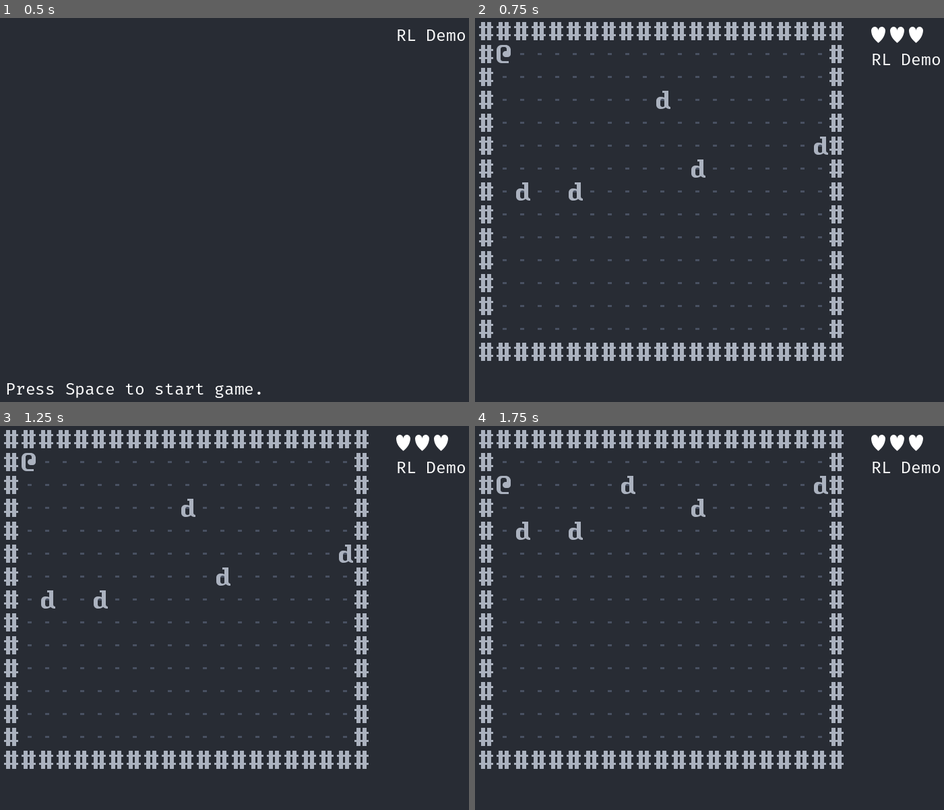
Above: before the commit, frames 1-4 (two rows, left to right).
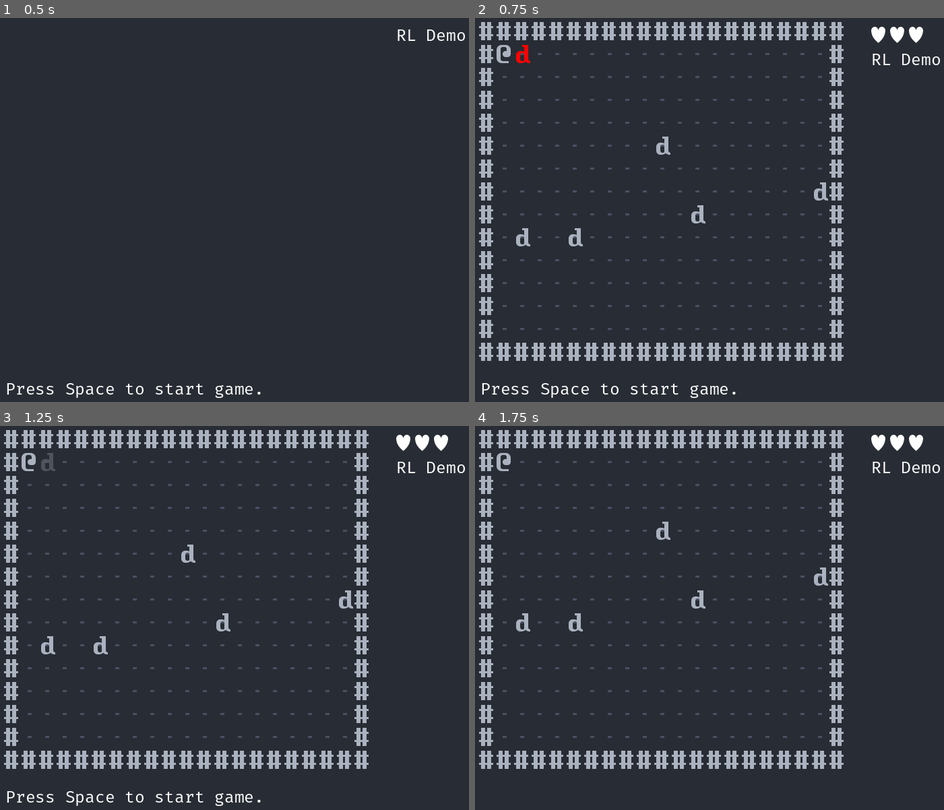
Above: after the commit, the same moments.

Repository: dave470003/froxis
Game: Godot game, scene res://scene/main/MainScene.tscn
Same seed, same stepped clock (60 frames per second), same inputs: the game is played once before the commit and once after it.
Inputs:
- Up to frame 1 (0.5 s): no input
- Up to frame 2 (0.75 s): tap Space (init_world) at 0.5, 0.6 s; hold Right (move_right) from 0.53 s (still down)
- Up to frame 3 (1.25 s): keep holding Right (move_right)
- Up to frame 4 (1.75 s): tap Space (init_world) at 1.25, 1.35 s; release Right (move_right) at 1.28 s; hold Down (move_down) from 1.28 s (still down)

Frame 1 is identical in both runs. In frame 2, 1.3% of the frame differs, in the area x 1-76%, y 7-99%; in frame 3, 1.3%; in frame 4, 1.0%.

Commit message:
Add animations for injury and death

Diff:
--- /dev/null
+++ b/library/Colours.gd
@@ -0,0 +1,9 @@
+# Colours.gd
+
+const RED: String = "#ff0000"
+const ORANGE: String = "#ff9900"
+const YELLOW: String = "#ffff00"
+const GREEN: String = "#00ff00"
+const LIGHT_GREY: String = "ABB2BF"
+const MID_GREY: String = "495162"
+const DARK_GREY: String = "282c34"
--- a/scene/main/DungeonBoard.gd
+++ b/scene/main/DungeonBoard.gd
@@ -34,6 +34,8 @@
 		group = _new_GroupName.DWARF
 	elif sprite.is_in_group(_new_GroupName.WALL):
 		group = _new_GroupName.WALL
+	elif sprite.is_in_group(_new_GroupName.PC):
+		group = _new_GroupName.PC
 	else:
 		return
 
@@ -52,6 +54,8 @@
 		group = _new_GroupName.DWARF
 	elif new_sprite.is_in_group(_new_GroupName.WALL):
 		group = _new_GroupName.WALL
+	elif new_sprite.is_in_group(_new_GroupName.PC):
+		group = _new_GroupName.PC
 	else:
 		return
 
@@ -60,7 +64,7 @@
 
 
 func _init_dict() -> void:
-	var groups = [_new_GroupName.DWARF, _new_GroupName.WALL]
+	var groups = [_new_GroupName.DWARF, _new_GroupName.WALL, _new_GroupName.PC]
 
 	for g in groups:
 		_sprite_dict[g] = {}
--- a/scene/main/EnemyAI.gd
+++ b/scene/main/EnemyAI.gd
@@ -7,6 +7,7 @@
 var _ref_DungeonBoard: DungeonBoard
 var _new_GroupName := preload("res://library/GroupName.gd").new()
 var _new_ConvertCoord := preload("res://library/ConvertCoord.gd").new()
+var _new_Colours := preload("res://library/Colours.gd").new()
 
 signal enemy_warned
 signal enemy_attack
@@ -28,6 +29,7 @@
 	move_to_pc(_pc, current_sprite)
 
 	if _pc_is_close(_pc, current_sprite):
+		await _animate_enemy_attack(_pc, current_sprite)
 		enemy_attack.emit(1)
 	_ref_Schedule.end_turn()
 
@@ -62,7 +64,15 @@
 		return false
 	elif _ref_DungeonBoard.has_sprite(_new_GroupName.DWARF, x, y):
 		return false
+	elif _ref_DungeonBoard.has_sprite(_new_GroupName.PC, x, y):
+		return false
 	return true
 
 func update_position(sprite: Sprite2D, x, y):
 	_ref_DungeonBoard.update_sprite_position(sprite, x, y)
+
+func _animate_enemy_attack(pc: Sprite2D, enemy: Sprite2D):
+	var tween = pc.create_tween()
+	tween.tween_property(pc, "modulate", Color.RED, 0.2)
+	tween.tween_property(pc, "modulate", Color(_new_Colours.LIGHT_GREY), 0.2)
+	await tween.finished
--- a/scene/main/PCAttack.gd
+++ b/scene/main/PCAttack.gd
@@ -4,6 +4,7 @@
 const RemoveObject := preload("res://scene/main/RemoveObject.gd")
 const Schedule := preload("res://scene/main/Schedule.gd")
 
+var _new_Colours := preload("res://library/Colours.gd").new()
 var _ref_DungeonBoard: DungeonBoard
 var _ref_RemoveObject: RemoveObject
 var _ref_Schedule: Schedule
@@ -22,6 +23,13 @@
 func attack(group_name: String, x: int, y: int) -> void:
 	if not _ref_DungeonBoard.has_sprite(group_name, x, y):
 		return
-	_ref_RemoveObject.remove(group_name, x, y)
-	_ref_Schedule.end_turn()
-	pc_attacked.emit("You kill Urist McRogueliker! :(")
+	var sprite = _ref_DungeonBoard.get_sprite(group_name, x, y)
+	await _animate_sprite_injury(sprite)
+	await _ref_RemoveObject.remove(group_name, x, y)
+	pc_attacked.emit("You killed the dwarf.")
+
+func _animate_sprite_injury(sprite: Sprite2D):
+	var tween = sprite.create_tween()
+	tween.tween_property(sprite, "modulate", Color.RED, 0.2)
+	tween.tween_property(sprite, "modulate", Color(_new_Colours.LIGHT_GREY), 0.2)
+	await tween.finished
--- a/scene/main/PCMove.gd
+++ b/scene/main/PCMove.gd
@@ -48,7 +48,8 @@
 	else:
 		return
 
-	_try_move(x,y)
+	await _try_move(x,y)
+	_ref_Schedule.end_turn()
 
 func _is_move_input(event):
 	if (event.is_action_pressed(_new_InputName.MOVE_LEFT)
@@ -79,13 +80,13 @@
 		pc_moved.emit("Cannot pass wall.")
 	elif _ref_DungeonBoard.has_sprite(_new_GroupName.DWARF, x, y):
 		set_process_unhandled_input(false)
-		get_node(PC_ATTACK).attack(_new_GroupName.DWARF, x, y)
+		await get_node(PC_ATTACK).attack(_new_GroupName.DWARF, x, y)
 	else:
 		set_process_unhandled_input(false)
-		_pc.position = _new_ConvertCoord.index_to_vector(x, y)
+		_ref_DungeonBoard.update_sprite_position(_pc, x, y)
 		# after moving PC tries to attack dwarves in range
 		for a in range(x-1, x+2):
 			for b in range(y-1, y+2):
 				if _ref_DungeonBoard.has_sprite(_new_GroupName.DWARF, a, b):
-					get_node(PC_ATTACK).attack(_new_GroupName.DWARF, a, b)
-		_ref_Schedule.end_turn()
+					print('attacking dwarf after move')
+					await get_node(PC_ATTACK).attack(_new_GroupName.DWARF, a, b)
--- a/scene/main/RemoveObject.gd
+++ b/scene/main/RemoveObject.gd
@@ -17,6 +17,12 @@
 
 func remove(group_name: String, x: int, y: int) -> void:
 	var sprite: Sprite2D = _ref_DungeonBoard.get_sprite(group_name, x, y)
+	if (sprite != null):
+		await _animate_sprite_removal(sprite)
+		sprite_removed.emit(sprite, group_name, x, y)
+		sprite.queue_free
 
-	sprite_removed.emit(sprite, group_name, x, y)
-	sprite.queue_free()
+func _animate_sprite_removal(sprite: Sprite2D):
+	var tween = sprite.create_tween()
+	tween.tween_property(sprite, "modulate:a", 0, 0.4)
+	await tween.finished
--- a/scene/main/Schedule.gd
+++ b/scene/main/Schedule.gd
@@ -23,9 +23,10 @@
 
 
 func end_turn() -> void:
-	# print("{0}: End turn.".format([_get_current().name]))
+	print("{0}: End turn.".format([_get_current().name]))
 	turn_ended.emit(_get_current())
 	_goto_next()
+	print("{0}: Start turn.".format([_get_current().name]))
 	turn_started.emit(_get_current())
 
 
Not shown, changed: README.md
